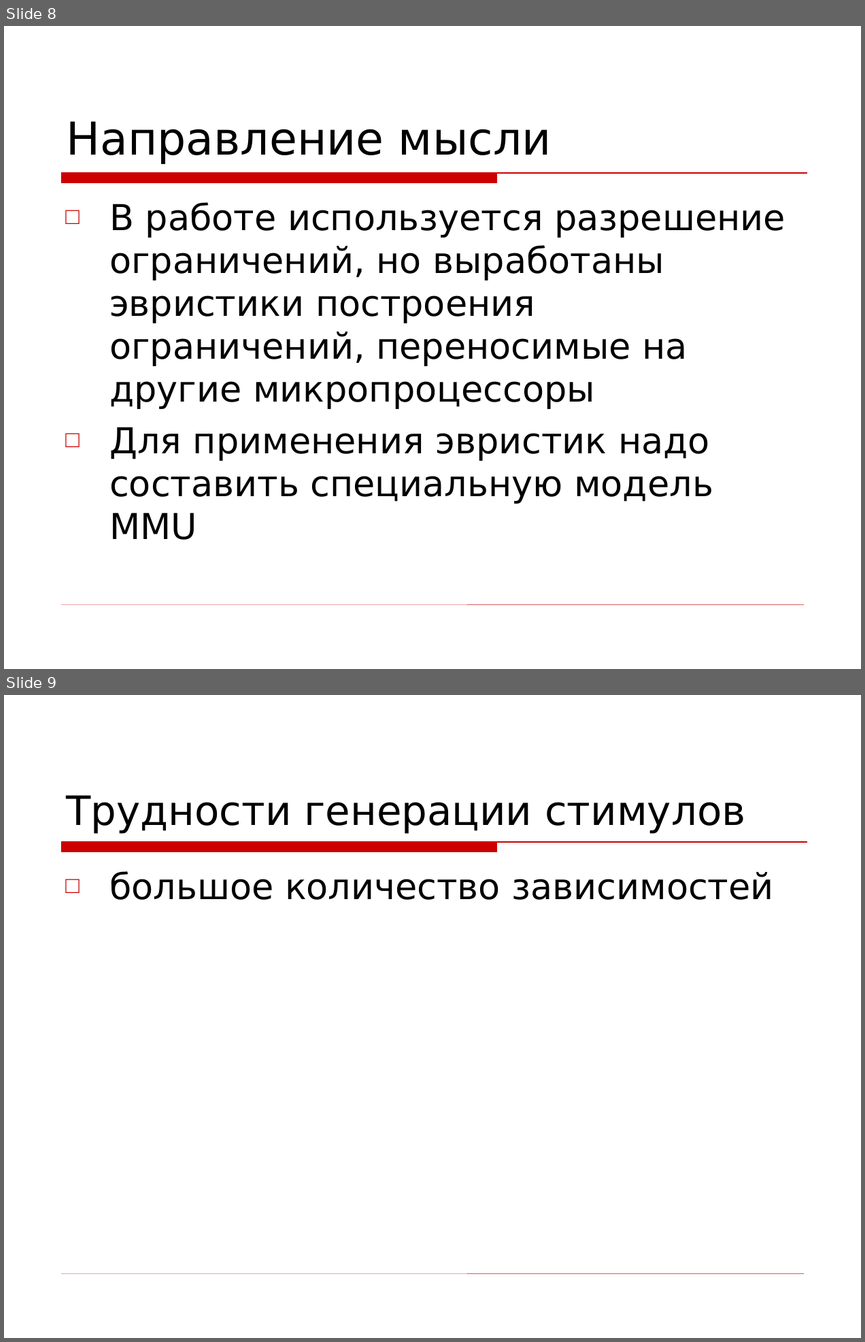
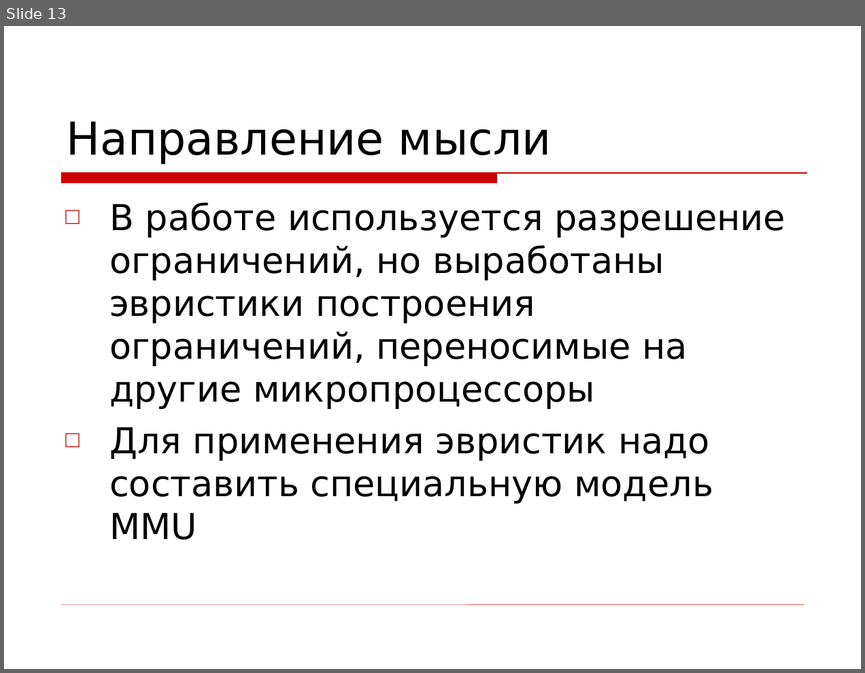
Before and after one commit to kornevgen/tesla-project, a slide deck: papers/THESIS/talks/Oct13 - ISP/isp-slides.ppt. Shown one above the other, each under a label of ours: slides 8 and 9 before the commit, slide 13 after it. The pictures are 865x1342 and 865x673 pixels, drawn with LibreOffice and Linux fonts; fonts in the diff are those of the drawing; background and template pictures are left out. Boxes give left, top, right and bottom in pixels: in the first picture for what was removed or moved away, otherwise in the second. Text is boxed around its words. In the diff, an @@ line names an element or a change of style, - is before the commit and + after.

```diff
--- a/papers/THESIS/talks/Oct13 - ISP/isp-slides.ppt
+++ b/papers/THESIS/talks/Oct13 - ISP/isp-slides.ppt
@@ slide 9 removed at box(4, 695, 861, 1338), background picture (left out); not listed: 2 template elements that a slide beside it also shows @@
@@ title removed at box(67, 795, 745, 833) @@
-Трудности генерации стимулов
@@ text removed at box(109, 871, 774, 900) @@
-□ большое количество зависимостей
@@ what was slide 8 is now slide 13 @@
```
Also in this commit, not shown: 1 slide changed, 26 slides added, 2 other slides removed.
